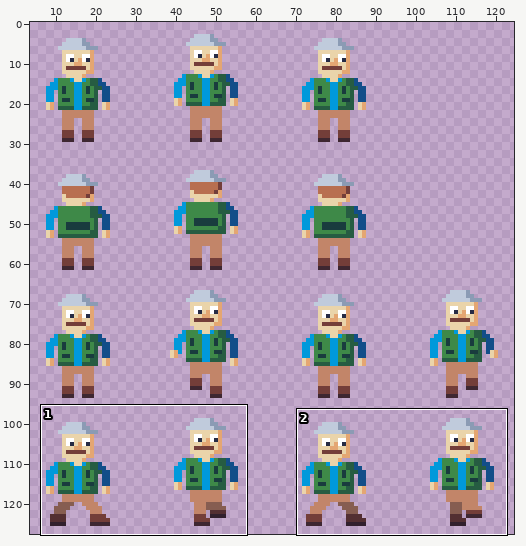
One commit to this pixel-art file: assets/textures/characters/normaali_kalastaja_32.aseprite. The picture above shows the old version from afar; the outline marks the close-up.
Close-up. First the earlier version:
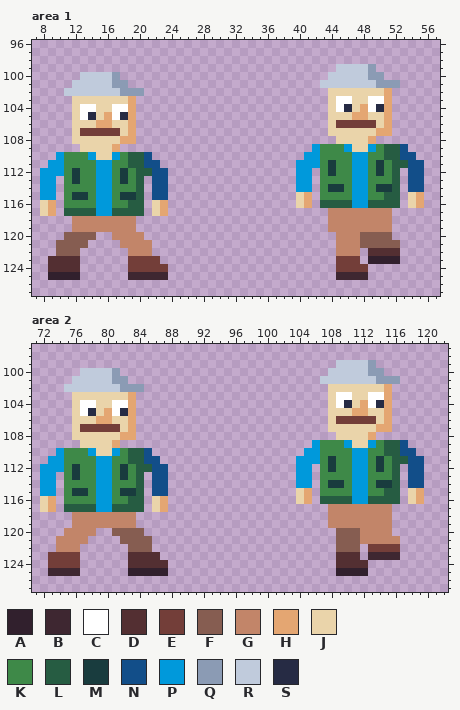
128x128 pixels, 1 frame. Shown: area 1: x 7..57, y 96..127; area 2: x 71..122, y 97..127. The wide view leaves out empty margins.
Palette (. is transparent): A #31202d  B #3e2731  C #ffffff  D #532f32  E #733e39  F #865d51  G #c28569  H #e4a672  J #ead4aa  K #3e8948  L #265c42  M #193c3e  N #124e89  P #0099db  Q #8b9bb4  R #c0cbdc  S #262b44
Pixels before, area 1, first column x 8:
 99 .....................................RRRRQ......
100 .....RRRRQ..........................RRRRRQQ.....
101 ....RRRRRQQ........................RRRRRRRQQQ...
102 ...RRRRRRRQQQ.......................JJJJJJJH....
103 ....JJJJJJJH........................JCCJJCCH....
104 ....JCCJJCCH........................JCSJHCSH....
105 ....JCSJHCSH........................JJJHHJJH....
106 ....JJJHHJJH........................JEEEEEJH....
107 ....JEEEEEJH........................JJJJJJHH....
108 ....JJJJJJHH.........................JJJJH......
109 .....JJJJH........................PKKKPJJPKLLN..
110 ..PKKKPJJPKLLN...................PPKKKKPPKKLLNN.
111 .PPKKKKPPKKLLNN.................PPPKMKKPPKMKLLNN
112 PPPKMKKPPKMKLLNN................PP.KMKKPPKMKL.NN
113 PP.KMKKPPKMKL.NN................PP.KKKKPPKKKL.NN
114 PP.KKKKPPKKKL.NN................PP.KMMKPPKMML.NN
115 PP.KMMKPPKMML.NN................JH.KKKKPPKKLL.JH
116 JH.KKKKPPKKLL.JH................JH.LLLLPPLLLL.JH
117 JH.LLLLPPLLLL.JH....................GGGGGGGG....
118 ....GGGGGGGG........................GGGGGGGG....
119 ....GGGGGGGG........................GGGGGGGG....
120 ...FFFF..GGGG........................GGGFFFF....
121 ..FFFF....GGGG.......................GGGFFFFF...
122 ..FFF......GGG.......................GGG.DDDD...
123 .DDDD......EEEE......................EEE.AAAA...
124 .DDDD......EEEEE.....................EEEE.......
125 .AAAA......BBBBB.....................BBBB.......
Pixels before, area 2, first column x 72:
 99 .....................................RRRRQ......
100 .....RRRRQ..........................RRRRRQQ.....
101 ....RRRRRQQ........................RRRRRRRQQQ...
102 ...RRRRRRRQQQ.......................JJJJJJJH....
103 ....JJJJJJJH........................JCCJJCCH....
104 ....JCCJJCCH........................JCSJHCSH....
105 ....JCSJHCSH........................JJJHHJJH....
106 ....JJJHHJJH........................JEEEEEJH....
107 ....JEEEEEJH........................JJJJJJHH....
108 ....JJJJJJHH.........................JJJJH......
109 .....JJJJH........................PKKKPJJPKLLN..
110 ..PKKKPJJPKLLN...................PPKKKKPPKKLLNN.
111 .PPKKKKPPKKLLNN.................PPPKMKKPPKMKLLNN
112 PPPKMKKPPKMKLLNN................PP.KMKKPPKMKL.NN
113 PP.KMKKPPKMKL.NN................PP.KKKKPPKKKL.NN
114 PP.KKKKPPKKKL.NN................PP.KMMKPPKMML.NN
115 PP.KMMKPPKMML.NN................JH.KKKKPPKKLL.JH
116 JH.KKKKPPKKLL.JH................JH.LLLLPPLLLL.JH
117 JH.LLLLPPLLLL.JH....................GGGGGGGG....
118 ....GGGGGGGG........................GGGGGGGG....
119 ....GGGGGGGG........................GGGGGGGG....
120 ...GGGG..FFFF........................FFFGGGG....
121 ..GGGG....FFFF.......................FFFGGGGG...
122 ..GGG......FFF.......................FFF.EEEE...
123 .EEEE......DDDD......................DDD.BBBB...
124 .EEEE......DDDDD.....................DDDD.......
125 .BBBB......AAAAA.....................AAAA.......
Now the later version:
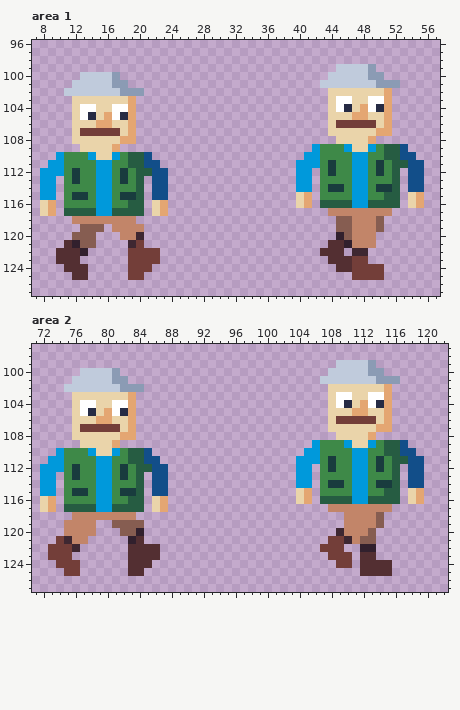
Changes in this commit:
{"where": "area 1"}
{"y":118,"x":44,"old":"GGG","new":".FF"}
{"y":118,"x":50,"old":"GG","new":"F."}
{"y":119,"x":12,"old":"GGGGG","new":".FFF."}
{"y":119,"x":20,"old":".","new":"G"}
{"y":119,"x":44,"old":"GGG","new":".FF"}
{"y":119,"x":50,"old":"GG","new":"F."}
{"y":120,"x":11,"old":"F","new":"."}
{"y":120,"x":17,"old":"G","new":"."}
{"y":120,"x":20,"old":"G","new":"B"}
{"y":120,"x":45,"old":"GG","new":"AF"}
{"y":120,"x":48,"old":"FFFF","new":"GG.."}
{"y":121,"x":10,"old":"FFF","new":".DA"}
{"y":121,"x":14,"old":".","new":"F"}
{"y":121,"x":18,"old":"GGGG","new":".BE."}
{"y":121,"x":44,"old":".GG","new":"DDA"}
{"y":121,"x":48,"old":"FFFFF","new":"GG..."}
{"y":122,"x":10,"old":"FFF.","new":"DDDA"}
{"y":122,"x":19,"old":"GGG.","new":"EEEE"}
{"y":122,"x":43,"old":"..GGG.DDDD","new":"DDD.BB...."}
{"y":123,"x":9,"old":"D","new":"."}
{"y":123,"x":44,"old":".EE","new":"DDD"}
{"y":123,"x":48,"old":".AAAA","new":"E...."}
{"y":124,"x":9,"old":"DD","new":".."}
{"y":124,"x":13,"old":".","new":"D"}
{"y":124,"x":22,"old":"EE","new":".."}
{"y":124,"x":45,"old":"EE","new":"DD"}
{"y":124,"x":49,"old":"..","new":"EE"}
{"y":125,"x":9,"old":"AAAA.","new":"...DD"}
{"y":125,"x":19,"old":"BBBBB","new":"EE..."}
{"y":125,"x":45,"old":"BBBB..","new":"..EEEE"}
{"where": "area 2"}
{"y":118,"x":108,"old":"GG","new":".."}
{"y":118,"x":114,"old":"GG","new":"F."}
{"y":119,"x":75,"old":".","new":"G"}
{"y":119,"x":79,"old":"GGGGG.","new":"..FFFF"}
{"y":119,"x":108,"old":"GG","new":".."}
{"y":119,"x":114,"old":"GG","new":"F."}
{"y":120,"x":81,"old":"F","new":"."}
{"y":120,"x":84,"old":"F","new":"A"}
{"y":120,"x":109,"old":"FFF","new":"BGG"}
{"y":120,"x":113,"old":"GGG","new":"F.."}
{"y":121,"x":74,"old":"GG","new":"EB"}
{"y":121,"x":82,"old":"FFFF","new":".AD."}
{"y":121,"x":108,"old":".FFFGGGGG","new":"EEBGFF..."}
{"y":122,"x":73,"old":".GGG","new":"EEEB"}
{"y":122,"x":83,"old":"FFF.","new":"DDDD"}
{"y":122,"x":107,"old":"..FFF.EEEE","new":"EEE..AA..."}
{"y":123,"x":76,"old":"E","new":"."}
{"y":123,"x":108,"old":".DDD.BBBB","new":"EEE.DD..."}
{"y":124,"x":73,"old":"E","new":"."}
{"y":124,"x":86,"old":"DD","new":".."}
{"y":124,"x":109,"old":"DDD","new":"EE."}
{"y":124,"x":113,"old":"...","new":"DDD"}
{"y":125,"x":73,"old":"BBBB","new":"..EE"}
{"y":125,"x":83,"old":"AAAAA","new":"DD..."}
{"y":125,"x":109,"old":"AAAA...","new":"...DDDD"}
